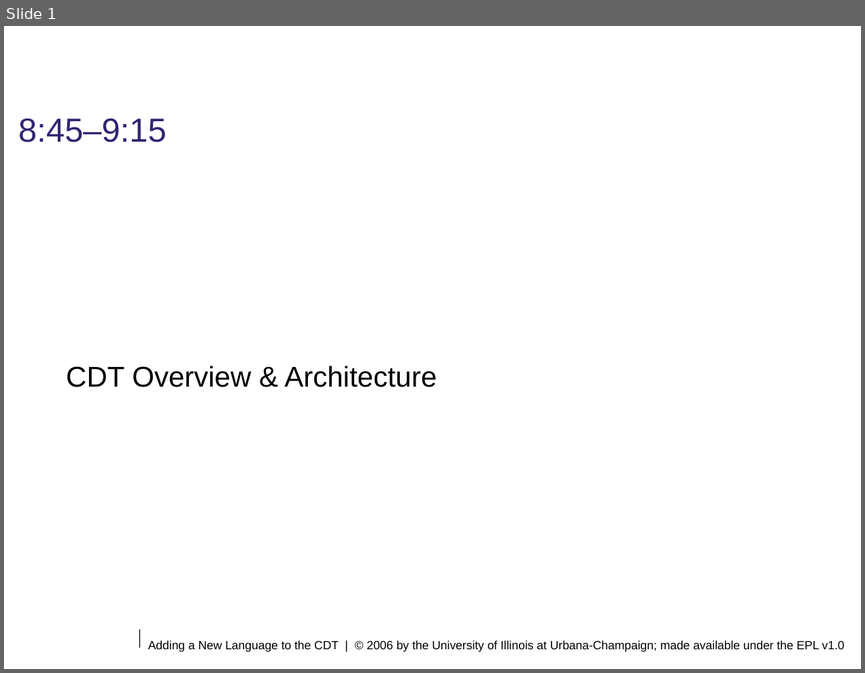
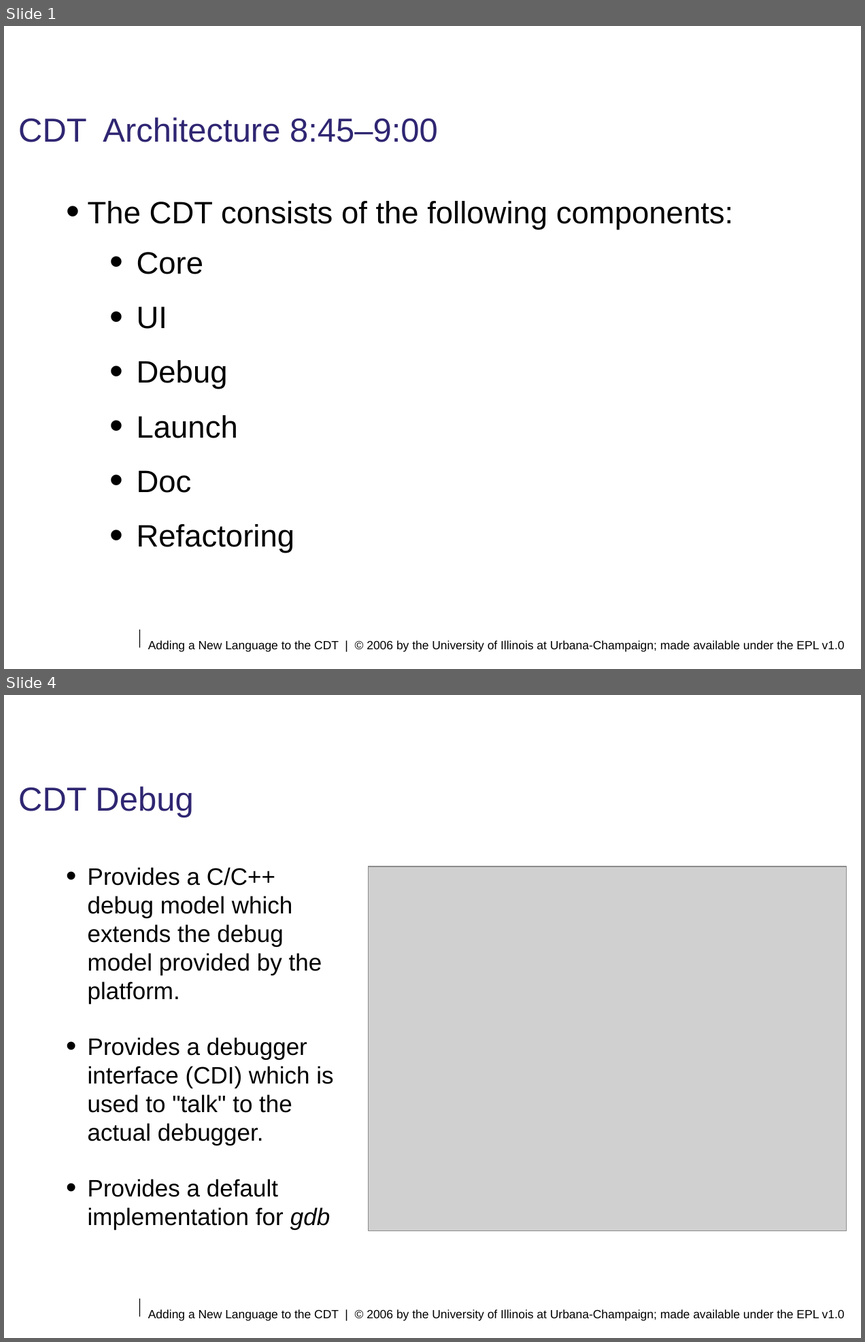
Before and after one commit to eclipse-ptp/ptp.photran, a slide deck: org.eclipse.photran-dev-docs/eclipsecon-2006/cdt-overview-architecture.odp. Shown one above the other, each under a label of ours: slide 1 before the commit, slides 1 and 4 after it; the slides between them are not shown. The pictures are 865x673 and 865x1342 pixels, drawn with LibreOffice and Linux fonts; fonts in the diff are those of the drawing; grey boxes stand for pictures; background and template pictures are left out. Boxes give left, top, right and bottom in pixels: in the first picture for what was removed or moved away, otherwise in the second. Text is boxed around its words. In the diff, an @@ line names an element or a change of style, - is before the commit and + after.

```diff
--- a/org.eclipse.photran-dev-docs/eclipsecon-2006/cdt-overview-architecture.odp
+++ b/org.eclipse.photran-dev-docs/eclipsecon-2006/cdt-overview-architecture.odp
@@ slide 4 added at [4, 695, 861, 1338], background #FFFFFF; not listed: 2 template elements that a slide beside it also shows @@
@@ title added at [18, 786, 193, 817], 28 pt, text #2F2672 @@
+CDT Debug
@@ text added at [88, 867, 333, 1229], 20 pt, text #000000 @@
+• Provides a C/C++ debug model which extends the debug model provided by the platform.
+• Provides a debugger interface (CDI) which is used to "talk" to the actual debugger.
+• Provides a default implementation for gdb
@@ picture added at [368, 866, 847, 1231] @@
@@ slide 1 changed as well @@
@@ title at [18, 117, 438, 142]: text changed @@
-8:45–9:15
+CDT Architecture 8:45–9:00
@@ text "The CDT consists of the ..." at [88, 201, 733, 552]: vertical alignment middle to top @@
@@ text at [88, 201, 733, 552]: text changed; size 24 to 26 pt @@
-CDT Overview & Architecture
+• The CDT consists of the following components:
+  • Core
+  • UI
+  • Debug
+  • Launch
+  • Doc
+  • Refactoring
```
Also in this commit, not shown: 4 other slides added, 1 other file.
